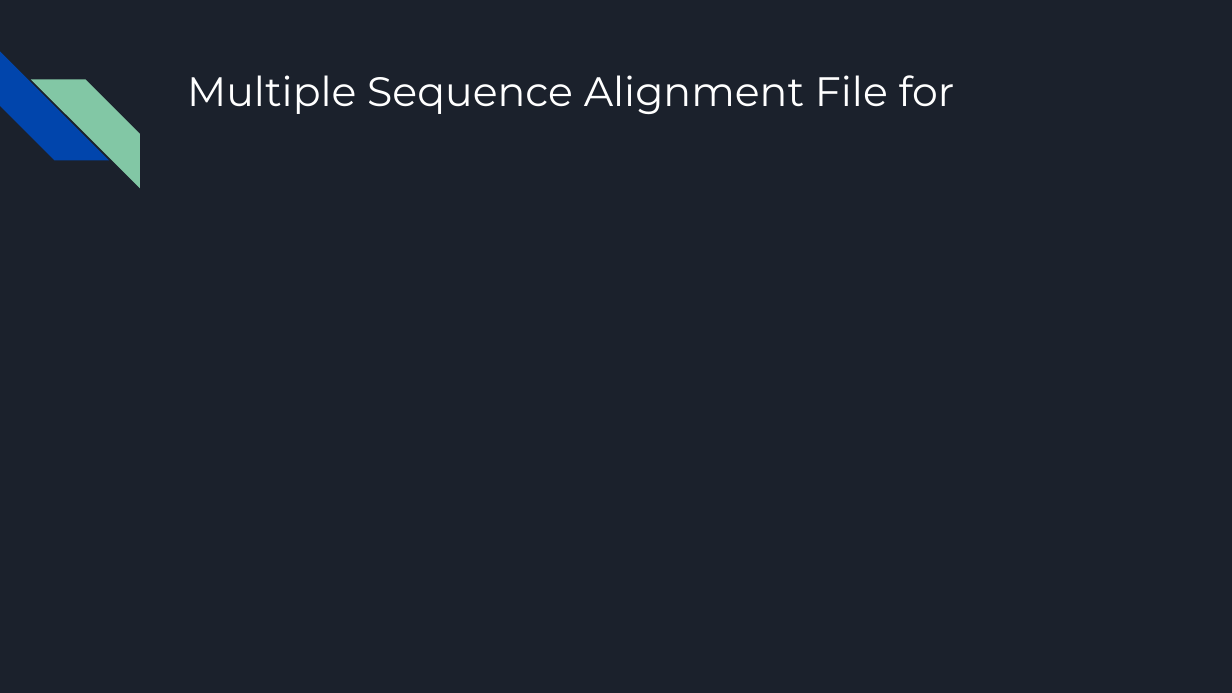
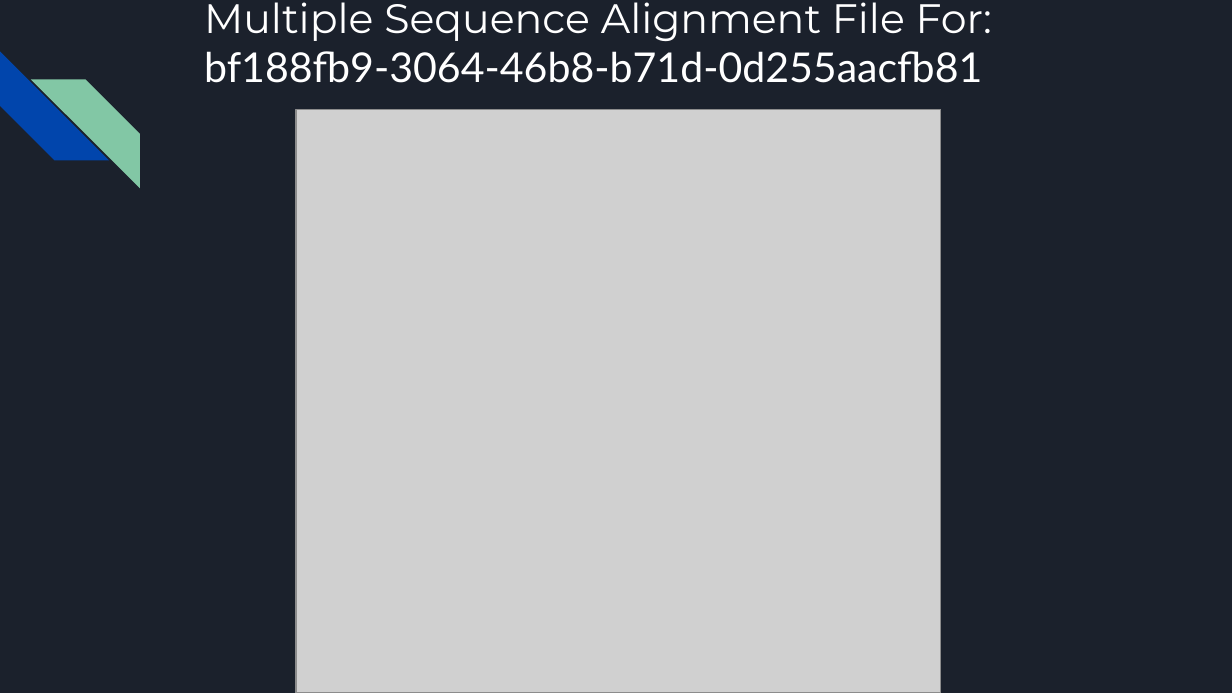
Before and after one commit to fosres/MCDB-187AL, a slide deck: slide 7 of MCDB 187AL/Presentations/Tanveer Salim MCDB 187AL Week 3 Slides (1).pptx. Drawn at 1232x693 pixels with LibreOffice and Linux fonts; fonts in the diff are those of the drawing; grey boxes stand for pictures. Boxes give left, top, right and bottom in pixels: in the first picture for what was removed or moved away, otherwise in the second. Text is boxed around its words. In the diff, an @@ line names an element or a change of style, - is before the commit and + after.

```diff
--- a/MCDB 187AL/Presentations/Tanveer Salim MCDB 187AL Week 3 Slides (1).pptx
+++ b/MCDB 187AL/Presentations/Tanveer Salim MCDB 187AL Week 3 Slides (1).pptx
@@ title at bbox=[204, 2, 992, 83]: text changed; font Montserrat to Lato @@
-Multiple Sequence Alignment File for
+Multiple Sequence Alignment File For:
+bf188fb9-3064-46b8-b71d-0d255aacfb81
@@ picture added at bbox=[296, 110, 940, 693] @@
```
Also in this commit, not shown: 1 other slide changed, 7 other files.
